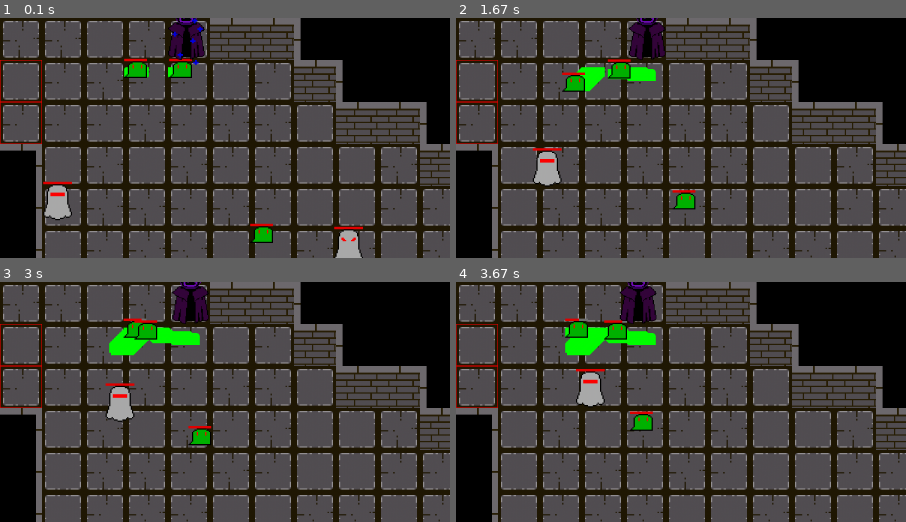
Above: before the commit, frames 1-4 (two rows, left to right).
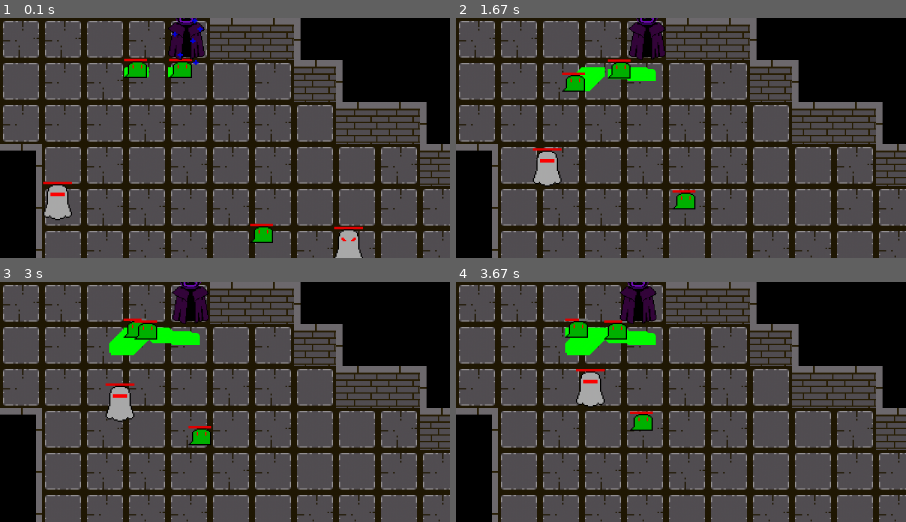
Above: after the commit, the same moments.

Repository: philogamer/pygame1
Game: pygame game, started from main.py
Same seed, same stepped clock (60 frames per second), same inputs: the game is played once before the commit and once after it.
Inputs (mouse positions are % of the whole screen's width and height, from its top left):
- Up to frame 1 (0.1 s): no input
- Up to frame 2 (1.67 s): hold Right 0.33-0.8 s; move the mouse to (46, 54) at 0.37 s; hold Right 0.83-1.3 s; hold D 0.83-1.3 s; move the mouse to (82, 47) at 0.87 s; hold Left from 1.33 s (still down); hold A from 1.33 s (still down); move the mouse to (26, 51) at 1.37 s
- Up to frame 3 (3 s): release Left at 1.87 s; release A at 1.87 s; hold Left 1.9-2.3 s; hold A 1.9-2.3 s; move the mouse to (19, 35) at 1.93 s; hold Right 2.33-2.97 s; hold D 2.33-2.97 s; move the mouse to (65, 15) at 2.37 s
- Up to frame 4 (3.67 s): hold Left 3-3.47 s; hold A 3-3.47 s; move the mouse to (62, 59) at 3.03 s; hold Right from 3.5 s (still down); hold D from 3.5 s (still down); move the mouse to (52, 16) at 3.53 s; tap 9 at 3.65 s
The pictures show only the part of the screen within x 0-50%, y 0-50%; the shares and areas given below are measured in that part.

The runs differ from the first frame. In frame 1, 0.3% of the frame differs, in the area x 0-10%, y 17-53%; in frame 2, 0.3%; in frame 3, 0.3%; in frame 4, 0.3%.

Commit message:
delete trash files and add git ignore

Diff:
--- a/function.py
+++ b/function.py
@@ -1181,11 +1181,8 @@
         i.draw(screen)
     for i in msto.slashes:
         i.draw(screen)
-    for i in msto.goable:
-        pygame.draw.rect(screen,(225,0,0),i.rect,1)
     for i in msto.chooseafterbosses:
         i.draw(screen,mousetouch)
-        pygame.draw.rect(screen,(225,0,0),i.rect,1)
     if msto.playerbet!=0: write(str(msto.playerbet),codefont,(111,13,181),685,285)
     for i in csto.pluses:
         i.draw(screen)
